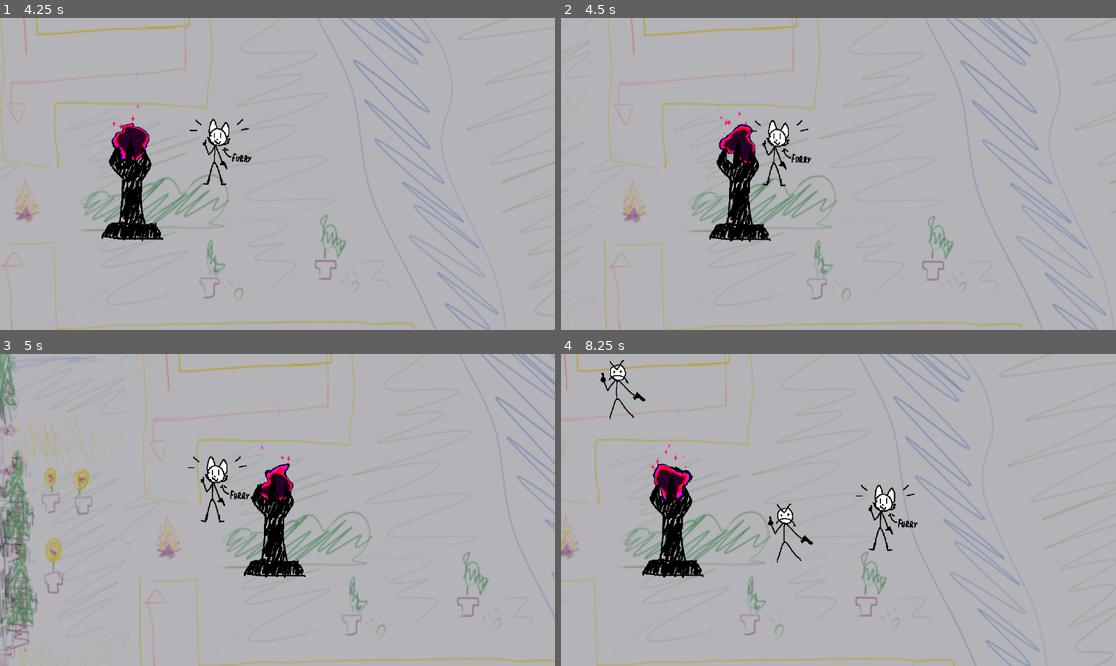
Above: before the commit, frames 1-4 (two rows, left to right).
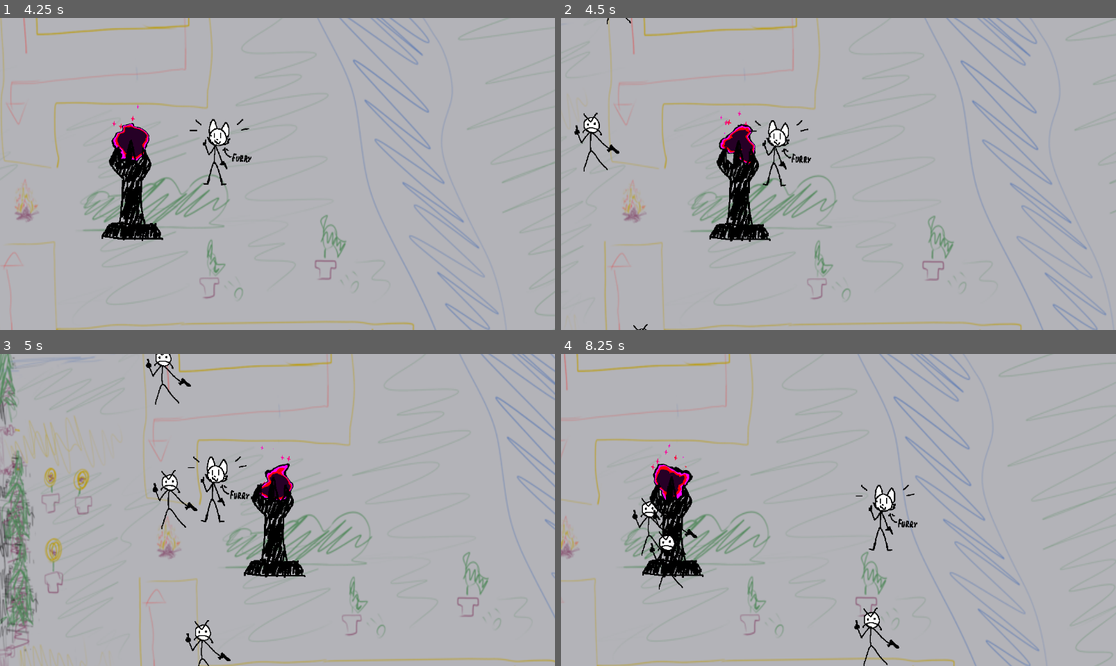
Above: after the commit, the same moments.

Repository: ndvrxd/cultism
Game: Godot game, scene res://scenes/world.tscn
Same seed, same stepped clock (60 frames per second), same inputs: the game is played once before the commit and once after it.
Inputs:
- Up to frame 1 (4.25 s): hold D (right) 0.53-1.28 s; hold S (down) 1.28-2.03 s; hold D (right) 2.03-2.78 s; hold W (up) 2.78-3.53 s; hold A (left) from 3.53 s (still down)
- Up to frame 2 (4.5 s): keep holding A (left)
- Up to frame 3 (5 s): keep holding A (left)
- Up to frame 4 (8.25 s): release A (left) at 5.03 s; hold S (down) 5.03-5.78 s; hold D (right) 5.78-6.53 s; hold W (up) 6.53-7.28 s; hold D (right) 7.28-8.03 s; hold S (down) from 8.03 s (still down)

Frame 1 is identical in both runs. In frame 2, 0.3% of the frame differs, in the area x 2-16%, y 0-100%; in frame 3, 0.8%; in frame 4, 1.4%, in the area x 7-61%, y 2-100%.

Commit message:
(m) oops forgot to push effigy shit im Sorry

Diff:
--- a/cult-game-version-0.1/objects/test_effigy.tscn
+++ b/cult-game-version-0.1/objects/test_effigy.tscn
@@ -1,8 +1,9 @@
-[gd_scene load_steps=12 format=3 uid="uid://bhatrw3cecxw1"]
+[gd_scene load_steps=13 format=3 uid="uid://bhatrw3cecxw1"]
 
+[ext_resource type="Script" path="res://scripts/effigy.gd" id="1_bfdly"]
 [ext_resource type="Texture2D" uid="uid://c3l4kkjo4q83i" path="res://art/particle/sparkle haha.png" id="1_ocdxr"]
 [ext_resource type="Texture2D" uid="uid://cqrh7ndjucvg5" path="res://art/effigy ph.png" id="1_qbvs6"]
-[ext_resource type="Shader" uid="uid://cchd4lawas5cx" path="res://shaders/effigy_flame.tres" id="2_bln26"]
+[ext_resource type="Shader" uid="uid://hcf2iarxkvam" path="res://shaders/effigy_flame.tres" id="2_bln26"]
 
 [sub_resource type="Gradient" id="Gradient_68kti"]
 colors = PackedColorArray(1, 0, 0, 1, 1, 0, 1, 1)
@@ -40,11 +41,13 @@
 [sub_resource type="RectangleShape2D" id="RectangleShape2D_10w11"]
 size = Vector2(16.2614, 2.45244)
 
-[node name="test effigy" type="StaticBody2D"]
+[node name="test effigy" type="CharacterBody2D"]
 y_sort_enabled = true
 scale = Vector2(12.7775, 12.7775)
 collision_layer = 3
 collision_mask = 0
+motion_mode = 1
+script = ExtResource("1_bfdly")
 
 [node name="GPUParticles2D" type="GPUParticles2D" parent="."]
 position = Vector2(-0.0956805, -15.7721)
--- a/cult-game-version-0.1/shaders/effigy_flame.tres
+++ b/cult-game-version-0.1/shaders/effigy_flame.tres
@@ -9,9 +9,11 @@
 op_type = 1
 
 [sub_resource type="VisualShaderNodeInput" id="VisualShaderNodeInput_gkfby"]
+output_port_for_preview = 0
 input_name = "uv"
 
 [sub_resource type="VisualShaderNodeVectorOp" id="VisualShaderNodeVectorOp_vjji8"]
+output_port_for_preview = 0
 default_input_values = [0, Vector2(0, 0), 1, Vector2(1, 1)]
 op_type = 0
 operator = 4
@@ -171,6 +173,7 @@
 
 }
 "
+graph_offset = Vector2(-762.367, 6.85474)
 mode = 1
 flags/light_only = false
 nodes/fragment/0/position = Vector2(300, 300)
@@ -193,7 +196,7 @@
 nodes/fragment/13/node = SubResource("VisualShaderNodeVectorOp_vjji8")
 nodes/fragment/13/position = Vector2(-860, 500)
 nodes/fragment/14/node = SubResource("VisualShaderNodeTexture_mu7mb")
-nodes/fragment/14/position = Vector2(-20, 480)
+nodes/fragment/14/position = Vector2(-40, 580)
 nodes/fragment/16/node = SubResource("VisualShaderNodeRemap_7re3n")
 nodes/fragment/16/position = Vector2(-1840, 580)
 nodes/fragment/18/node = SubResource("VisualShaderNodeVectorOp_4sjy0")
Not shown: 1 places in cult-game-version-0.1/shaders/effigy_flame.tres that only renumber resources
